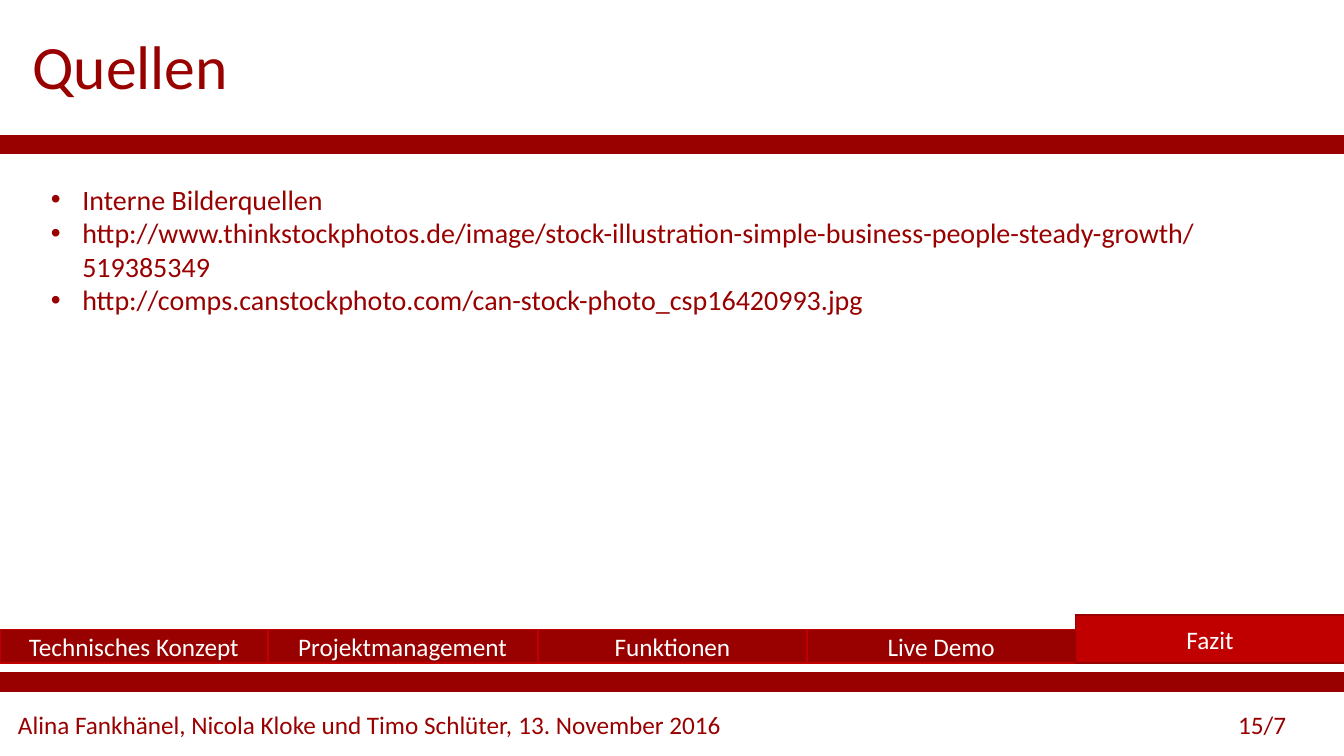
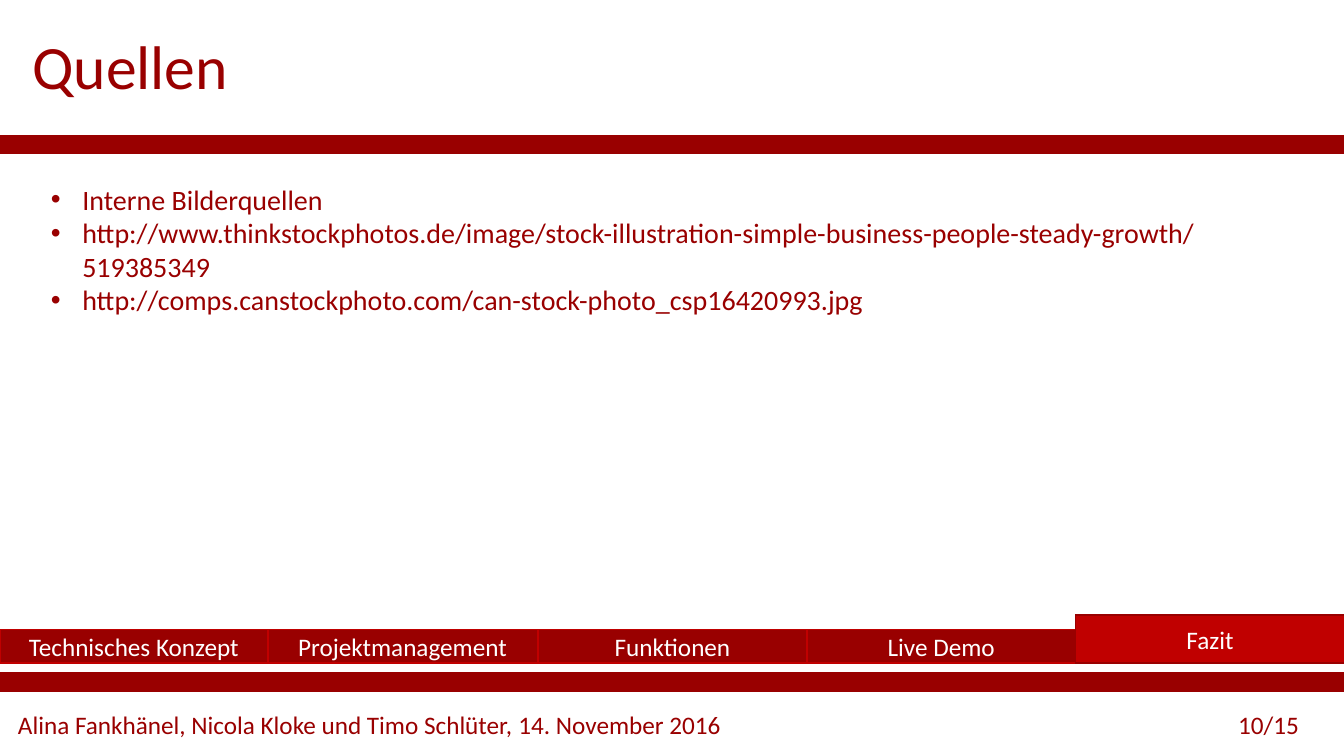
Before and after one commit to Festiva-Team/festiva_documents, a slide deck: slide 10 of Abschlusspräsentation-Festiva.pptx (slide 15 before the commit). Drawn at 1344x756 pixels with LibreOffice and Linux fonts; fonts in the diff are those of the drawing; background and template pictures are left out. Boxes give left, top, right and bottom in pixels: in the first picture for what was removed or moved away, otherwise in the second. Text is boxed around its words. In the diff, an @@ line names an element or a change of style, - is before the commit and + after.

```diff
--- a/Abschlusspräsentation-Festiva.pptx
+++ b/Abschlusspräsentation-Festiva.pptx
@@ text at [18, 716, 720, 737]: text changed @@
-Alina Fankhänel, Nicola Kloke und Timo Schlüter, 13. November 2016
+Alina Fankhänel, Nicola Kloke und Timo Schlüter, 14. November 2016
@@ page number at [1238, 716, 1299, 735]: text changed @@
-15/7
+10/15
```
Also in this commit, not shown: 8 other slides changed, 5 slides removed, 5 other files.
